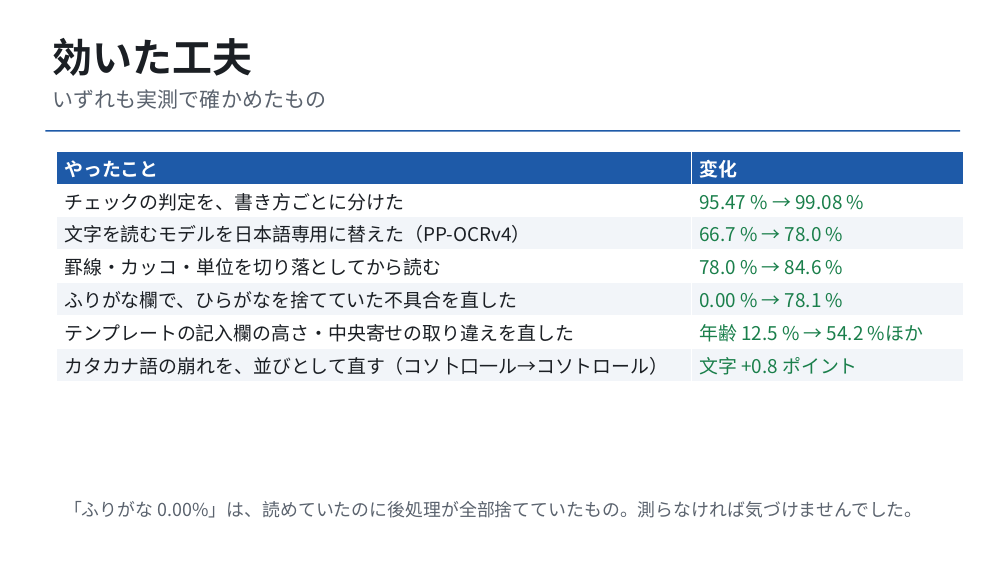
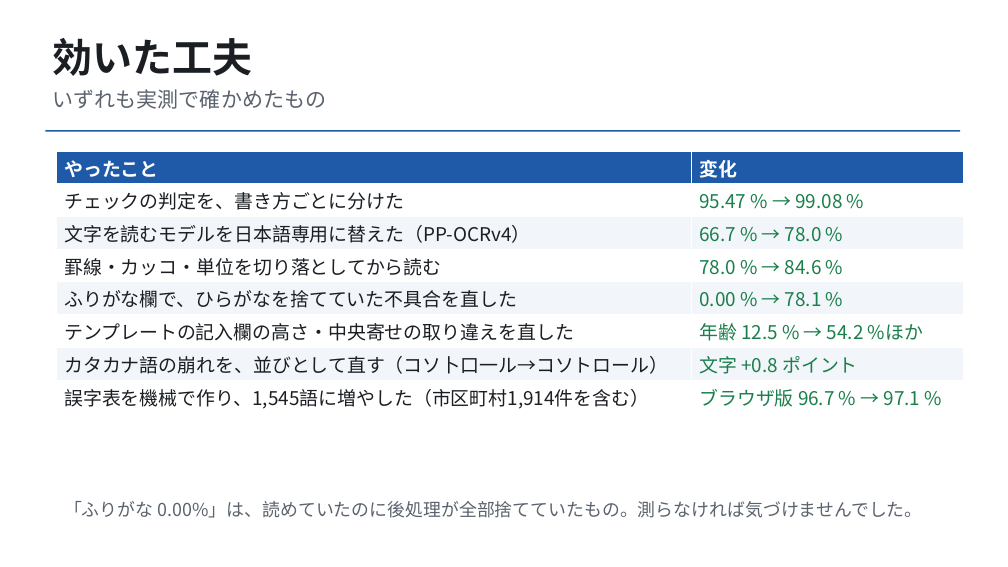
Before and after one commit to masarusanuki/ikensho-ocr, a slide deck: slide 8 of docs/主治医意見書読み取り_経過と精度.pptx. Drawn at 1008x567 pixels with LibreOffice and Linux fonts; fonts in the diff are those of the drawing. Boxes give left, top, right and bottom in pixels: in the first picture for what was removed or moved away, otherwise in the second. Text is boxed around its words. In the diff, an @@ line names an element or a change of style, - is before the commit and + after.

```diff
--- a/docs/主治医意見書読み取り_経過と精度.pptx
+++ b/docs/主治医意見書読み取り_経過と精度.pptx
@@ table at <box>57,151,964,413</box> @@
+row 8: 誤字表を機械で作り、1,545語に増やした（市区町村1,914件を含む） | ブラウザ版 96.7 % → 97.1 %
```
Also in this commit, not shown: 2 other slides changed, 2 other files.
